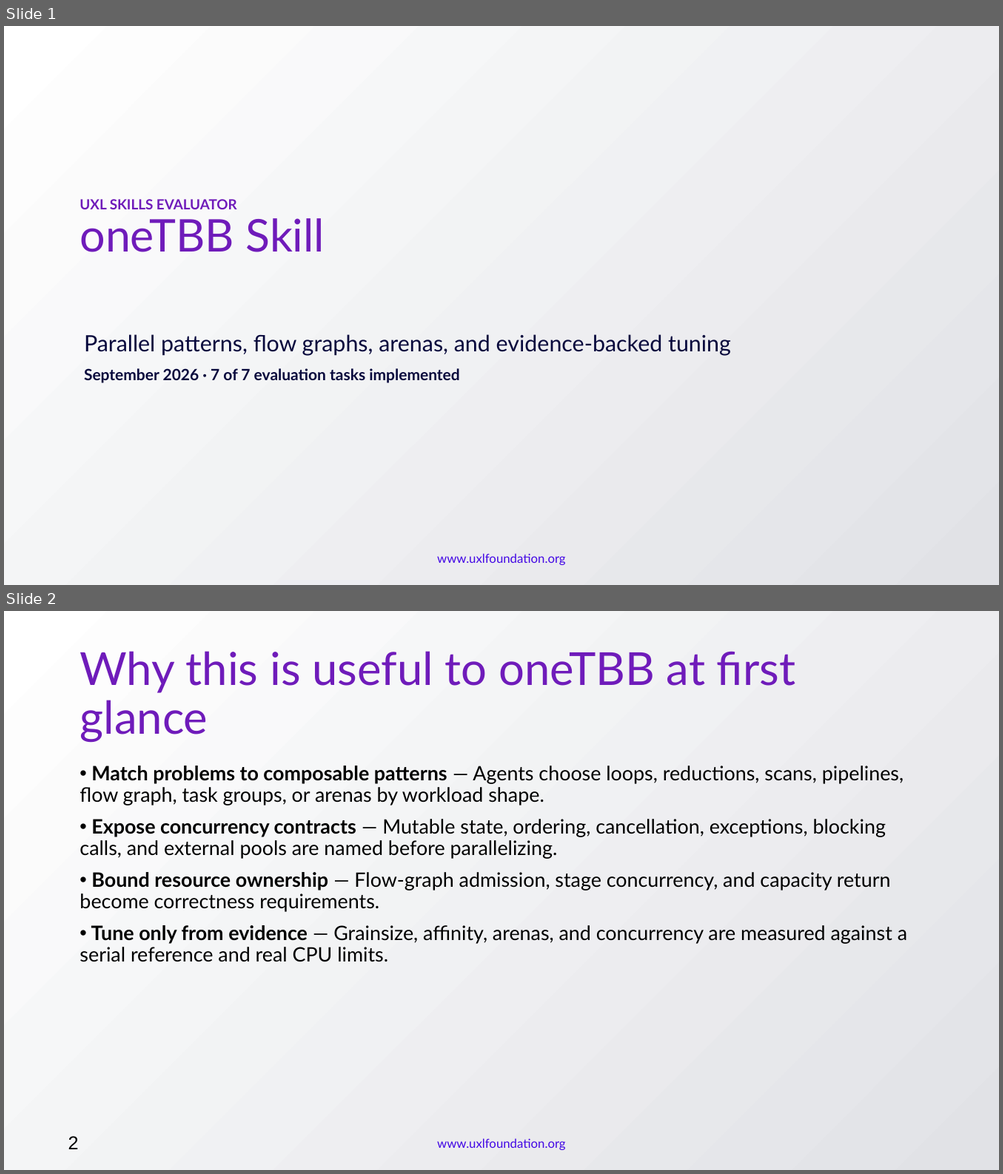
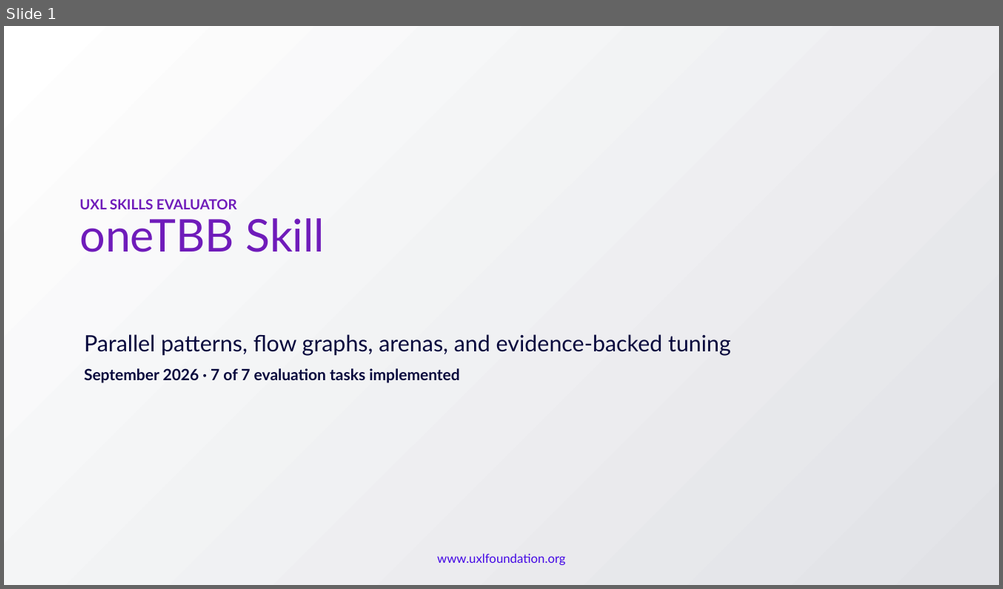
Before and after one commit to uxlfoundation/skills, a slide deck: evaluation/dashboard/public/decks/uxl-onetbb-maintainer-briefing.pptx. Shown one above the other, each under a label of ours: slides 1 and 2 before the commit, slide 1 after it. The pictures are 1003x1174 and 1003x589 pixels, drawn with LibreOffice and Linux fonts; fonts in the diff are those of the drawing; background and template pictures are left out. Boxes give left, top, right and bottom in pixels: in the first picture for what was removed or moved away, otherwise in the second. Text is boxed around its words. In the diff, an @@ line names an element or a change of style, - is before the commit and + after.

```diff
--- a/evaluation/dashboard/public/decks/uxl-onetbb-maintainer-briefing.pptx
+++ b/evaluation/dashboard/public/decks/uxl-onetbb-maintainer-briefing.pptx
@@ slide 2 removed at <box>4,611,999,1170</box>, background gradient #FFFFFF to #E1E2E6; not listed: 1 template element that a slide beside it also shows @@
@@ title removed at <box>79,651,795,743</box> @@
-Why this is useful to oneTBB at first glance
@@ text removed at <box>79,766,907,963</box> @@
-• Match problems to composable patterns — Agents choose loops, reductions, scans, pipelines, flow graph, task groups, or arenas by workload shape.
-• Expose concurrency contracts — Mutable state, ordering, cancellation, exceptions, blocking calls, and external pools are named before parallelizing.
-• Bound resource ownership — Flow-graph admission, stage concurrency, and capacity return become correctness requirements.
-• Tune only from evidence — Grainsize, affinity, arenas, and concurrency are measured against a serial reference and real CPU limits.
@@ text removed at <box>68,1136,79,1150</box> @@
-2
```
Also in this commit, not shown: 5 slides changed, 22 other files.
